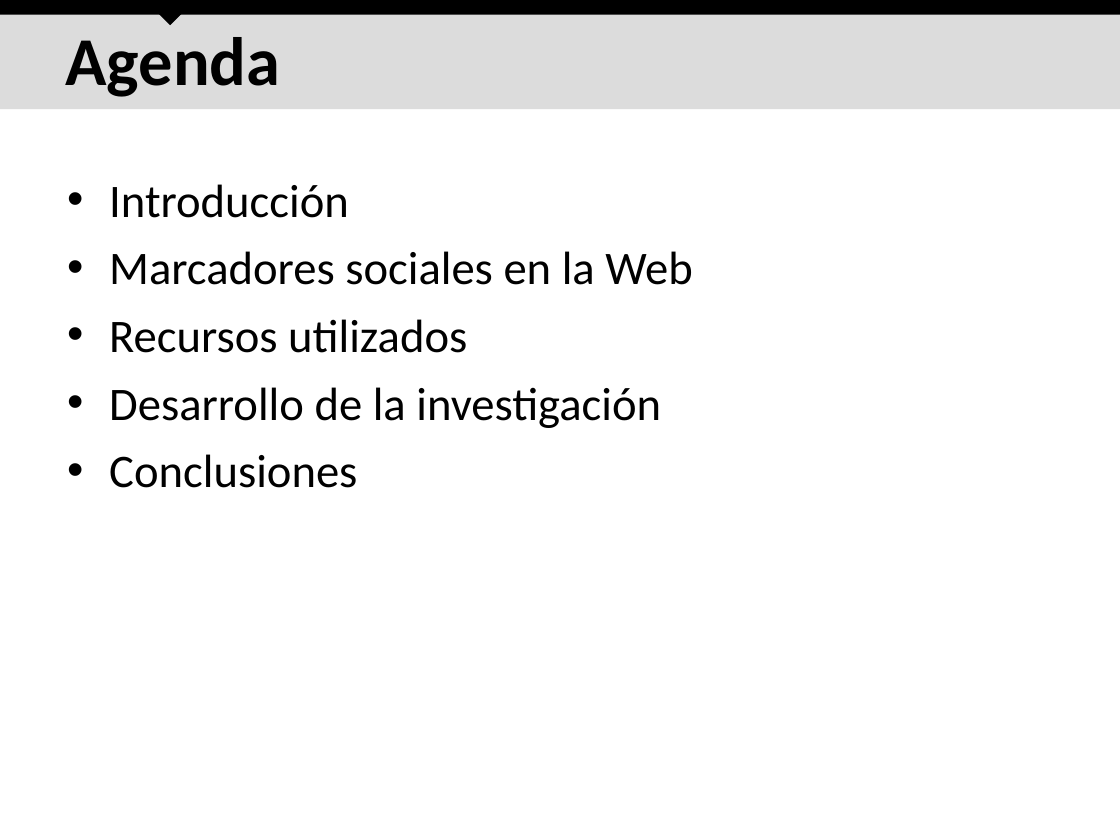
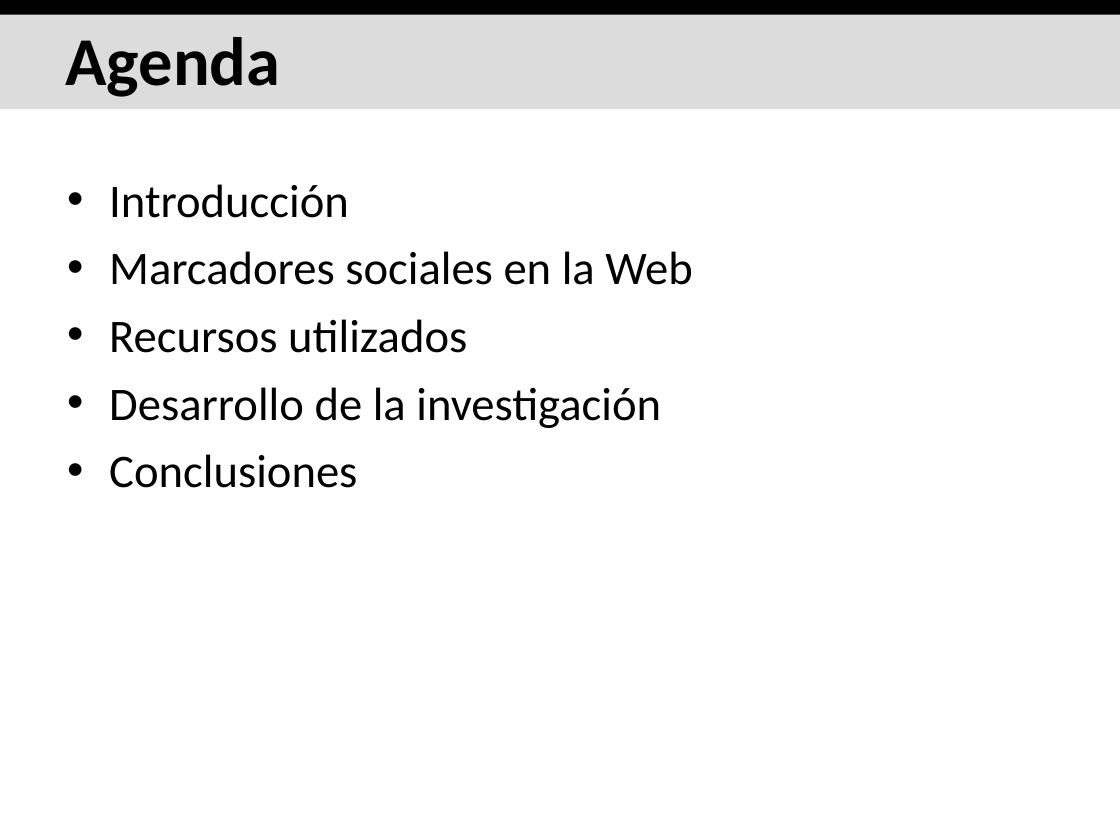
Before and after one commit to ak907kenai/nicotournetesis, a slide deck: slide 2 of docs_trunk/Presentación/Nicolás Tourné - Presentación Tesis (v2.2).ppt. Drawn at 1120x840 pixels with LibreOffice and Linux fonts; fonts in the diff are those of the drawing. Boxes give left, top, right and bottom in pixels: in the first picture for what was removed or moved away, otherwise in the second. Text is boxed around its words. In the diff, an @@ line names an element or a change of style, - is before the commit and + after.

```diff
--- a/docs_trunk/Presentación/Nicolás Tourné - Presentación Tesis (v2.2).ppt
+++ b/docs_trunk/Presentación/Nicolás Tourné - Presentación Tesis (v2.2).ppt
@@ right triangle removed at (158,0,183,25) @@
```
Also in this commit, not shown: 75 other slides changed, 1 slide removed, 1 other file.
